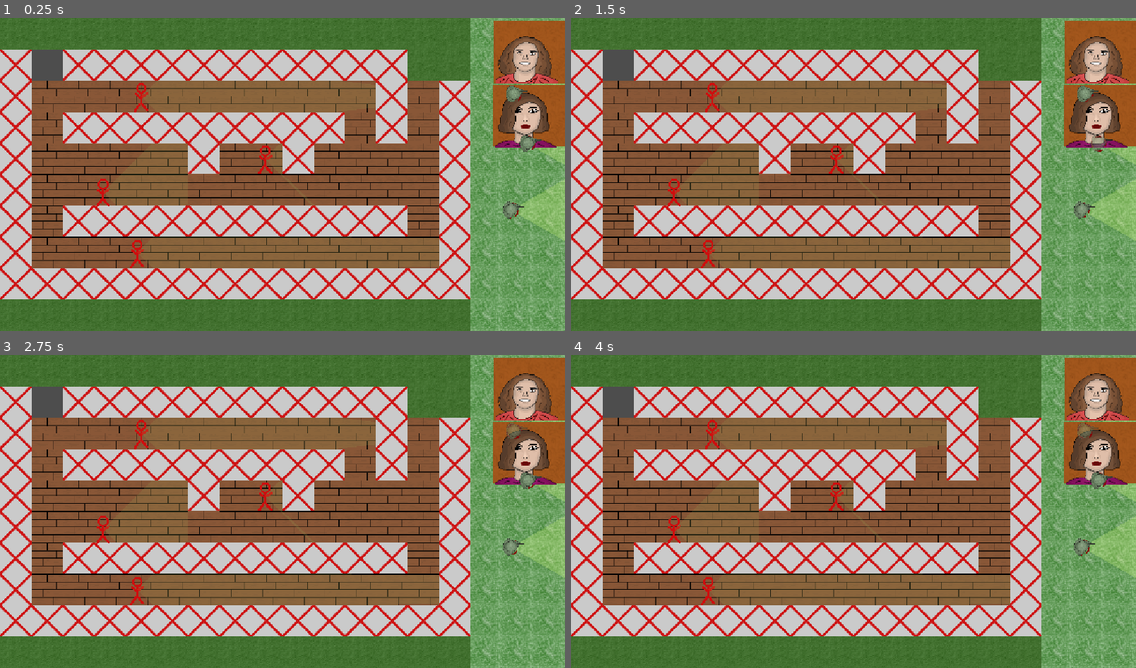
Above: before the commit, frames 1-4 (two rows, left to right).
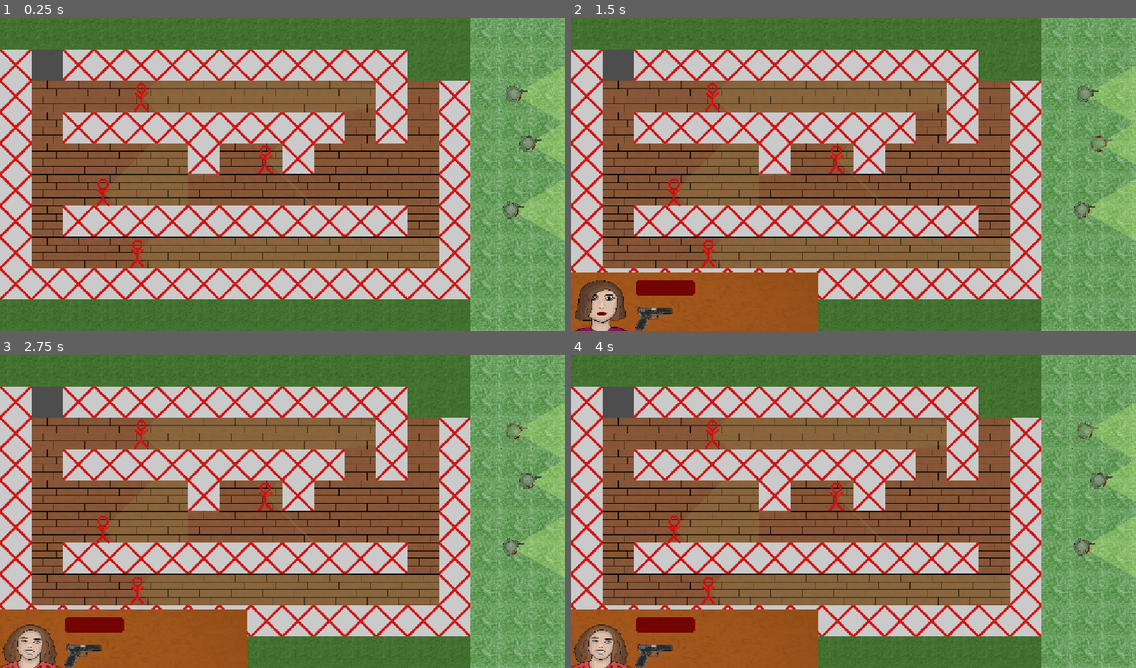
Above: after the commit, the same moments.

Repository: NevenIlincic/Tactical_Move
Game: Godot game, scene res://Scenes/Test_Scene.tscn
Two runs of this game, one before a commit and one after it. Both use one fixed random seed, a clock stepped at 60 frames per second and the inputs below. The engine's default icon, where the game draws it, is replaced by a stand-in: a white triangle on a blue panel in a dark square.
Inputs (mouse positions are in pixels of both pictures, inside the frame that each line leads up to):
- Up to frame 1 (0.25 s): no input
- Up to frame 2 (1.5 s): tap Enter at 0.5 s; move the mouse to (1079, 208) at 0.52 s; press the mouse at (1079, 208) at 0.53 s; tap W (reset_look_at_path) at 1.25 s; move the mouse to (1096, 143) at 1.27 s; release the mouse at (1096, 143) at 1.28 s; tap Space (move_confirm) at 1.35 s; click (1096, 143) at 1.42 s
- Up to frame 3 (2.75 s): tap Q (reset_path) at 2 s; move the mouse to (514, 430) at 2.02 s; right-click (514, 430) at 2.1 s; click (514, 430) at 2.17 s
- Up to frame 4 (4 s): tap X (reset_rotate_player_after_move) at 2.75 s; move the mouse to (825, 574) at 2.77 s; tap Z (rotate_player_after_move) at 2.85 s; click (825, 574) at 2.92 s; tap Space (move_confirm) at 3.5 s; move the mouse to (1023, 558) at 3.52 s; press the mouse at (1023, 558) at 3.53 s

The runs differ from the first frame. In frame 1, 4.9% of the frame differs, in the area x 87-100%, y 0-42%; in frame 2, 13%; in frame 3, 13%, in the area x 0-100%, y 0-100%; in frame 4, 13%.

Commit message:
[ADD] Male soldier avatar and pistol icon

Diff:
--- a/Scenes/Soldier/Player/Player.tscn
+++ b/Scenes/Soldier/Player/Player.tscn
@@ -171,6 +171,8 @@
 [node name="pistol_bullet_spawn_point" type="Marker2D" parent="." unique_id=2000225844]
 position = Vector2(29, -7)
 
+[node name="Player_Avatar" type="Sprite2D" parent="." unique_id=824355655]
+
 [connection signal="input_event" from="Selection_Area" to="." method="_on_selection_area_input_event"]
 [connection signal="body_entered" from="Ally_Detection_Area" to="." method="_on_ally_detection_area_body_entered"]
 [connection signal="body_exited" from="Ally_Detection_Area" to="." method="_on_ally_detection_area_body_exited"]
--- /dev/null
+++ b/Scenes/Soldier/Player/Player_Stats.tscn
@@ -0,0 +1,29 @@
+[gd_scene format=3 uid="uid://dyh4j30522553"]
+
+[ext_resource type="Script" uid="uid://cjyx66lir3nk8" path="res://Scenes/Soldier/Player/player_stats.gd" id="1_1t72u"]
+[ext_resource type="Texture2D" uid="uid://cyexu3fm2aq3s" path="res://Sprites/HUD/background.png" id="1_i03bc"]
+[ext_resource type="Texture2D" uid="uid://dcjpq0yr88po1" path="res://Sprites/Player/Avatars/male_soldier.png" id="2_1t72u"]
+[ext_resource type="Texture2D" uid="uid://cr31y8uph8gtp" path="res://Sprites/Weapon/pistol.png" id="5_ss5un"]
+[ext_resource type="Texture2D" uid="uid://baqs766k8tj40" path="res://Sprites/HUD/download-3.png (1).png" id="9_3m3yq"]
+
+[node name="PlayerStats" type="Node2D" unique_id=882045817]
+script = ExtResource("1_1t72u")
+
+[node name="Background" type="Sprite2D" parent="." unique_id=104324732]
+position = Vector2(124, 0)
+scale = Vector2(1.96875, 1)
+texture = ExtResource("1_i03bc")
+
+[node name="Player_Avatar" type="Sprite2D" parent="." unique_id=1815090772]
+position = Vector2(-64, 0)
+texture = ExtResource("2_1t72u")
+
+[node name="Download2_png(2)" type="Sprite2D" parent="." unique_id=2085132682]
+position = Vector2(40, 32)
+scale = Vector2(0.4375, 0.4375)
+texture = ExtResource("5_ss5un")
+
+[node name="Download3_png(1)" type="Sprite2D" parent="." unique_id=1752116273]
+position = Vector2(64.00001, -32)
+scale = Vector2(0.9375, 1)
+texture = ExtResource("9_3m3yq")
--- /dev/null
+++ b/Scenes/Soldier/Player/player_stats.gd
@@ -0,0 +1,19 @@
+extends Node2D
+
+@onready var player_avatar: Sprite2D = $Player_Avatar
+
+func _ready() -> void:
+	Signals.set_selected_player.connect(_on_selected_player)
+	Signals.deselect_player.connect(_on_deselect_player)
+	hide_stats()
+func _on_selected_player(player: Player):
+	player_avatar.texture = player.player_avatar
+	show_stats()
+
+func _on_deselect_player():
+	hide_stats()
+
+func hide_stats():
+	visible = false
+func show_stats():
+	visible = true
--- a/Scenes/Test_Scene.tscn
+++ b/Scenes/Test_Scene.tscn
@@ -19,8 +19,10 @@
 [ext_resource type="Script" uid="uid://bqnc1ha42r85" path="res://Scripts/Weapon/pistol.gd" id="17_513u8"]
 [ext_resource type="Resource" uid="uid://ddj6vd6by3aw5" path="res://Resources/Weapon_Stats/Pistol_Stats.tres" id="18_kw30y"]
 [ext_resource type="Texture2D" uid="uid://cyexu3fm2aq3s" path="res://Sprites/HUD/background.png" id="19_kw30y"]
-[ext_resource type="Texture2D" uid="uid://ba5pgw0e6nuhq" path="res://Sprites/Player/Avatars/male_soldier_1.png" id="20_ebsyv"]
+[ext_resource type="Texture2D" uid="uid://dcjpq0yr88po1" path="res://Sprites/Player/Avatars/male_soldier.png" id="20_w2bir"]
 [ext_resource type="Texture2D" uid="uid://dk6hnkfrk8imb" path="res://Sprites/Player/Avatars/female_soldier.png" id="21_ebsyv"]
+[ext_resource type="Texture2D" uid="uid://c07go6e5fp3av" path="res://Sprites/Player/Avatars/male_soldier_3.png" id="22_w2bir"]
+[ext_resource type="PackedScene" uid="uid://dyh4j30522553" path="res://Scenes/Soldier/Player/Player_Stats.tscn" id="23_nfmrh"]
 
 [sub_resource type="TileSetAtlasSource" id="TileSetAtlasSource_10mtb"]
 texture = ExtResource("2_mwjvy")
@@ -276,12 +278,14 @@
 
 [node name="Player" parent="." unique_id=1108589071 instance=ExtResource("4_10mtb")]
 position = Vector2(1043, 393)
+player_avatar = ExtResource("22_w2bir")
 current_engagement_rule = 2
 soldier_stats = SubResource("Resource_q2r4x")
 weapons = Array[ExtResource("6_mykrp")]([SubResource("Resource_yn6en")])
 
 [node name="Player2" parent="." unique_id=1802276897 instance=ExtResource("4_10mtb")]
 position = Vector2(1077, 257)
+player_avatar = ExtResource("21_ebsyv")
 current_engagement_rule = 2
 soldier_stats = SubResource("Resource_avk4t")
 weapons = Array[ExtResource("6_mykrp")]([SubResource("Resource_kw30y")])
@@ -381,22 +385,40 @@
 
 [node name="Player3" parent="." unique_id=799965180 instance=ExtResource("4_10mtb")]
 position = Vector2(1049, 156)
+player_avatar = ExtResource("20_w2bir")
 current_engagement_rule = 2
 soldier_stats = SubResource("Resource_elm60")
 weapons = Array[ExtResource("6_mykrp")]([SubResource("Resource_cmdj1")])
 
 [node name="Background" type="Sprite2D" parent="." unique_id=1861225955]
+visible = false
 position = Vector2(1136, 70)
 texture = ExtResource("19_kw30y")
 
 [node name="JaPixel" type="Sprite2D" parent="." unique_id=1165638485]
+visible = false
 position = Vector2(1075, 71)
-texture = ExtResource("20_ebsyv")
+texture = ExtResource("20_w2bir")
 
 [node name="Background2" type="Sprite2D" parent="." unique_id=592716912]
+visible = false
 position = Vector2(1134, 200)
 texture = ExtResource("19_kw30y")
 
 [node name="JaPixel2" type="Sprite2D" parent="." unique_id=678264847]
+visible = false
 position = Vector2(1073, 201)
 texture = ExtResource("21_ebsyv")
+
+[node name="Background3" type="Sprite2D" parent="." unique_id=1411345163]
+visible = false
+position = Vector2(1134, 333)
+texture = ExtResource("19_kw30y")
+
+[node name="JaPixel3" type="Sprite2D" parent="." unique_id=486747501]
+visible = false
+position = Vector2(1073, 334)
+texture = ExtResource("22_w2bir")
+
+[node name="PlayerStats" parent="." unique_id=882045817 instance=ExtResource("23_nfmrh")]
+position = Vector2(128, 584)
--- a/Scripts/Autoload/signals.gd
+++ b/Scripts/Autoload/signals.gd
@@ -30,3 +30,6 @@
 signal shoot_player(enemy: Enemy, player:Player)
 signal hide_player(enemy: Enemy, player: Player)
 signal player_killed(enemy_killed: Player, killed_by: Enemy)
+
+
+signal show_player_stats(soldier: Player)
--- a/Scripts/Soldier/Player/player.gd
+++ b/Scripts/Soldier/Player/player.gd
@@ -18,6 +18,7 @@
 @onready var player_sprite: Sprite2D = $Player_Sprite
 @onready var move_to_position_marker: Sprite2D = $Move_To_Position_Marker
 @onready var animation_player: AnimationPlayer = $AnimationPlayer
+@export var player_avatar: CompressedTexture2D
 
 ####PLAYER MOVES
 @onready var look_at_position_sprite: Sprite2D = $Look_At_Position_Sprite
Not shown, added: Scenes/Soldier/Player/player_stats.gd.uid
Binary file added: Sprites/HUD/download-3.png (1).png
Not shown, added: Sprites/HUD/download-3.png (1).png.import
Binary file added: Sprites/Player/Avatars/male_soldier.png
Not shown, added: Sprites/Player/Avatars/male_soldier.png.import
Binary file removed: Sprites/Player/Avatars/male_soldier_1.png
Binary file added: Sprites/Player/Avatars/male_soldier_2.png
Not shown, added: Sprites/Player/Avatars/male_soldier_2.png.import
Binary file added: Sprites/Player/Avatars/male_soldier_3.png
Not shown, added: Sprites/Player/Avatars/male_soldier_3.png.import
Binary file added: Sprites/Weapon/pistol.png
Not shown, changed: Sprites/Weapon/pistol.png.import
(and 1 more such lines)
